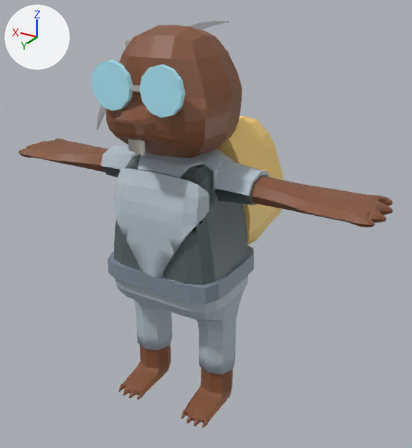
The FBX model _Project/Assets/3_3DAssets/Personaje.V3.Armadura.fbx: old version first, new version second.
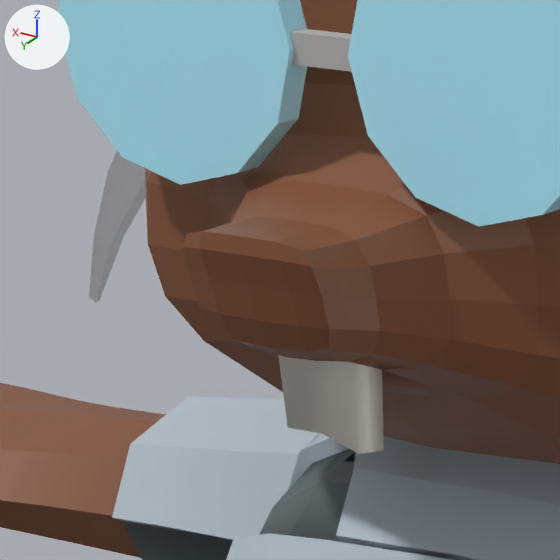
There are two pictures of each version: one whole from a 50 mm camera at (-1.245, 1.776, 1.804) aimed at (-0.055, -0.207, 0.812), one close up on the part from 20% to 42% of the width and 18% to 39% of the height. Every picture has the same lights, and +X, +Y and +Z are marked at upper left. The older version's two pictures come first. Where no turn or scale is listed for an object, it has been applied to the vertices. Vertices at exactly the same position are counted once.

Names of what the first close-up shows: 'Pico Espalda', 'Topo'.
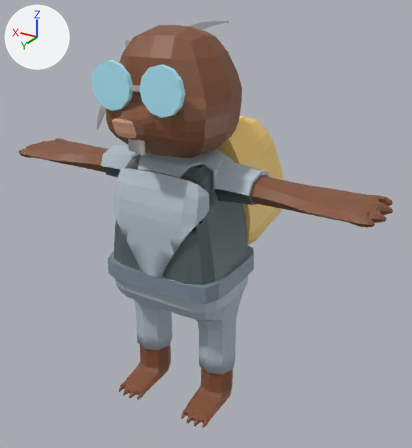
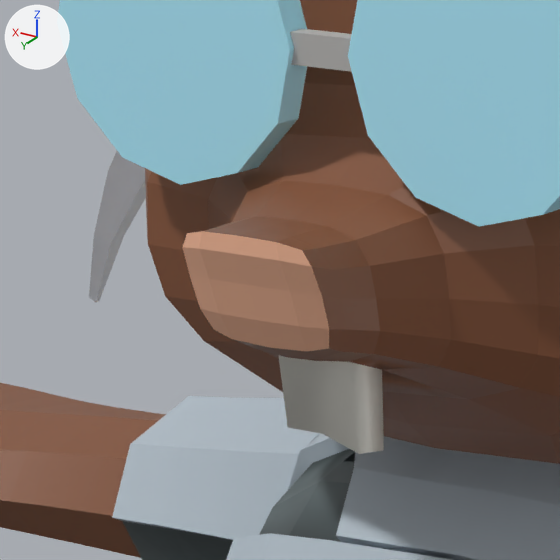
The change, as a diff of the scene's bpy script:
```diff
--- a/_Project/Assets/3_3DAssets/Personaje.V3.Armadura.fbx.py
+++ b/_Project/Assets/3_3DAssets/Personaje.V3.Armadura.fbx.py
@@ mat_nariz @@
+mat_nariz = principled_material('Nariz')
+mat_nariz.base_color = (0.871, 0.462, 0.301)  # beige #f0b595
@@ me_cube_010 @@
 me_cube_010.from_pydata(...)  # 3512 vertices, 3564 faces; spans x -0.85..0.85, y -0.3..0.3, z 0.0..1.65
 # used by ob_topo; location = (0.0, -0.0374, 0.0)
+# me_cube_010 part 1: 16 of the faces centred in x -0.04..0.04, y 0.28..0.3, z 1.3..1.36 switch from mat_piel (brown #865438) to mat_nariz (beige #f0b595)
 me_cube_010.materials.append(mat_dientes)
```

Boxes [x1, y1, x2, y2] around the edits, measured in the close-ups (560 x 560 px):
part 1 of me_cube_010, recoloured (brown to beige): [182, 231, 329, 351] in both
